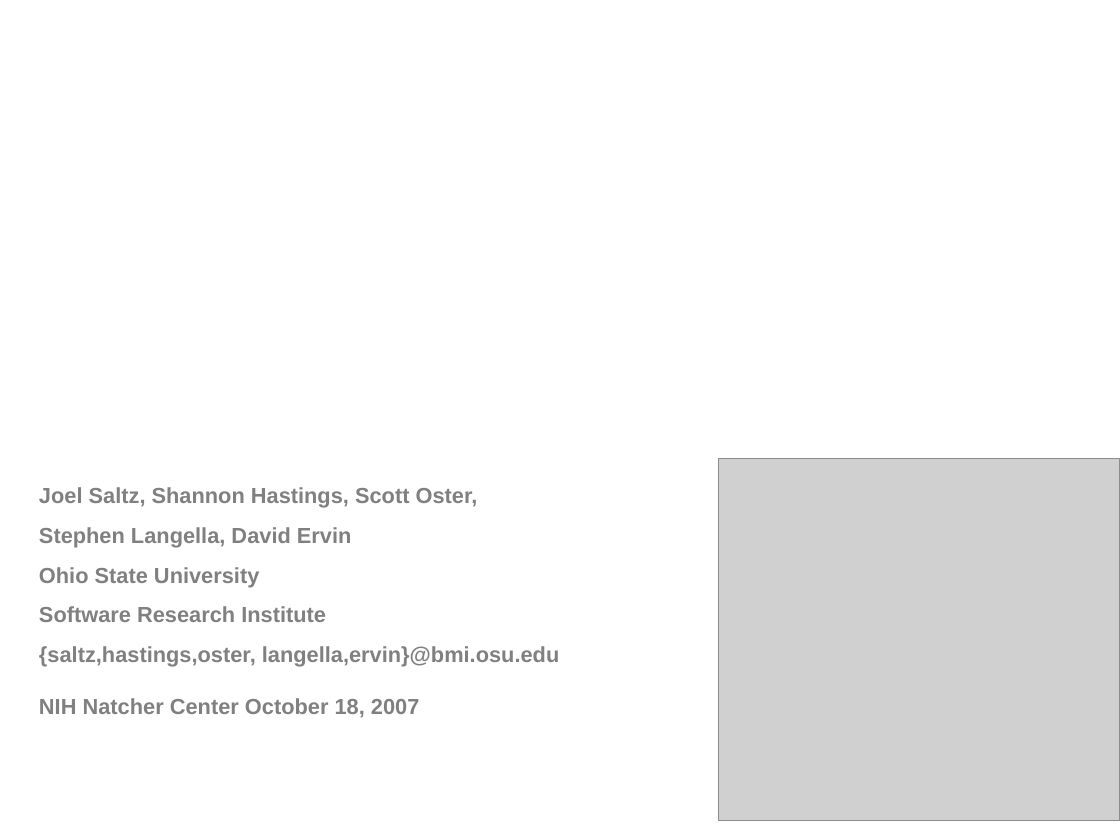
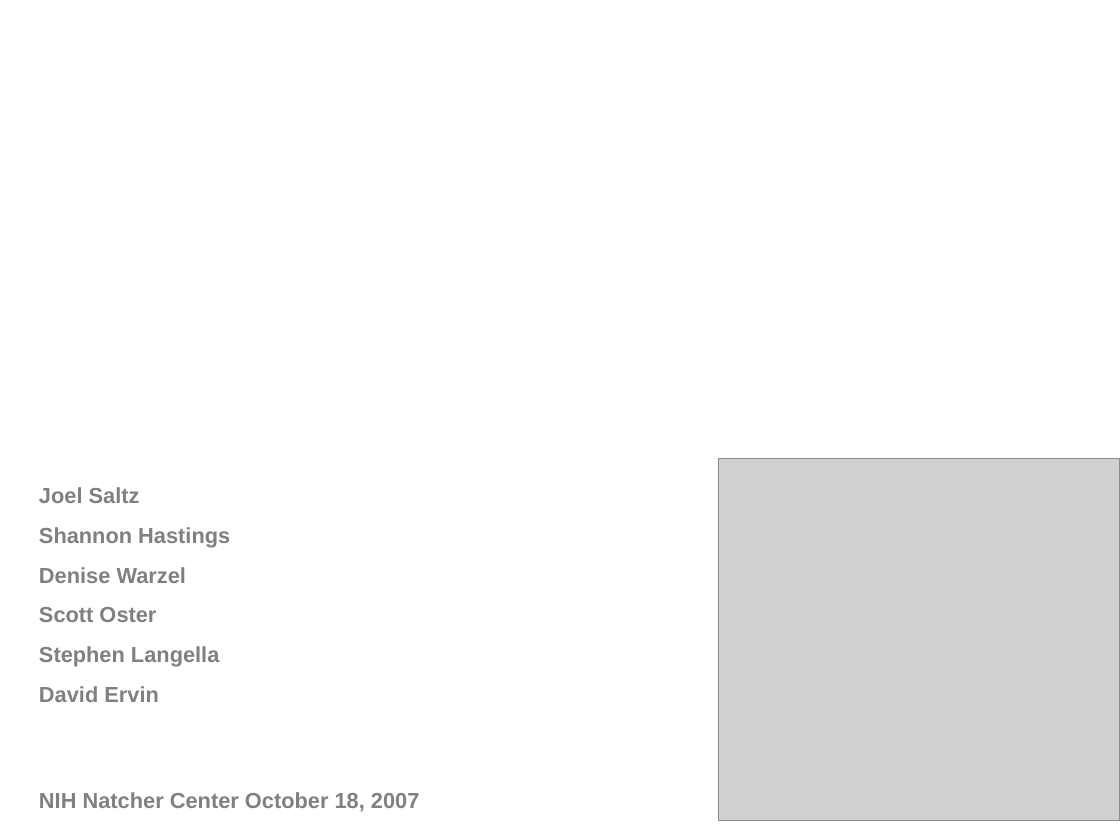
Before and after one commit to NCIP/cagrid-docs, a slide deck: slide 1 of presentations/introduce/Introduce-1.1-caGrid-BIRN-workshop.ppt. Drawn at 1120x840 pixels with LibreOffice and Linux fonts; fonts in the diff are those of the drawing; grey boxes stand for pictures; background and template pictures are left out. Boxes give left, top, right and bottom in pixels: in the first picture for what was removed or moved away, otherwise in the second. Text is boxed around its words. In the diff, an @@ line names an element or a change of style, - is before the commit and + after.

```diff
--- a/presentations/introduce/Introduce-1.1-caGrid-BIRN-workshop.ppt
+++ b/presentations/introduce/Introduce-1.1-caGrid-BIRN-workshop.ppt
@@ text at (x1=39, y1=487, x2=420, y2=812): text changed @@
-Joel Saltz, Shannon Hastings, Scott Oster,
-Stephen Langella, David Ervin
-Ohio State University
-Software Research Institute
-{saltz,hastings,oster, langella,ervin}@bmi.osu.edu
-NIH Natcher Center October 18, 2007
+Joel Saltz
+Shannon Hastings
+Denise Warzel
+Scott Oster
+Stephen Langella
+David Ervin
+NIH Natcher Center October 18, 2007
```
Also in this commit, not shown: 8 other slides changed, 2 slides added.
